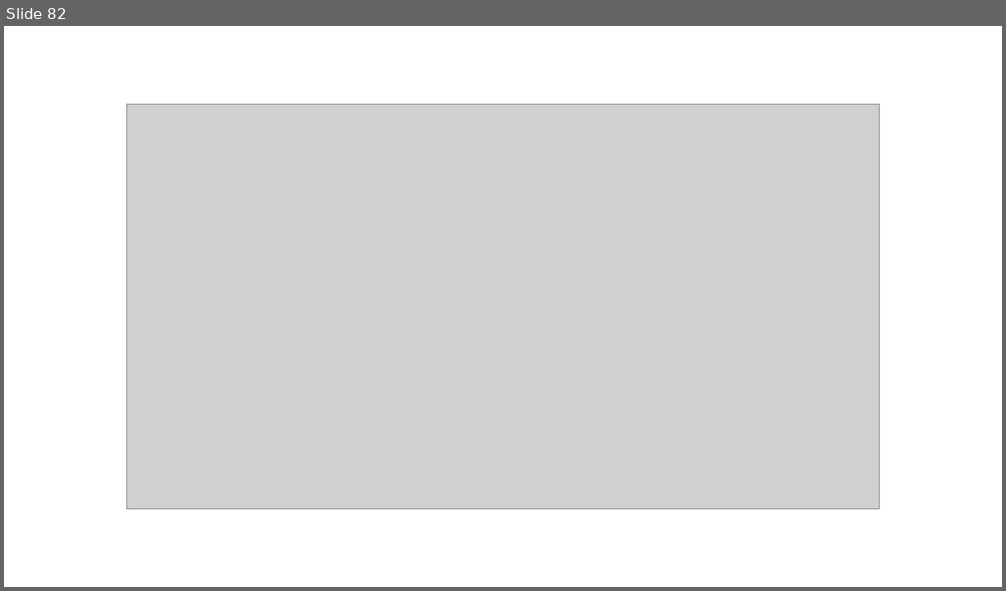
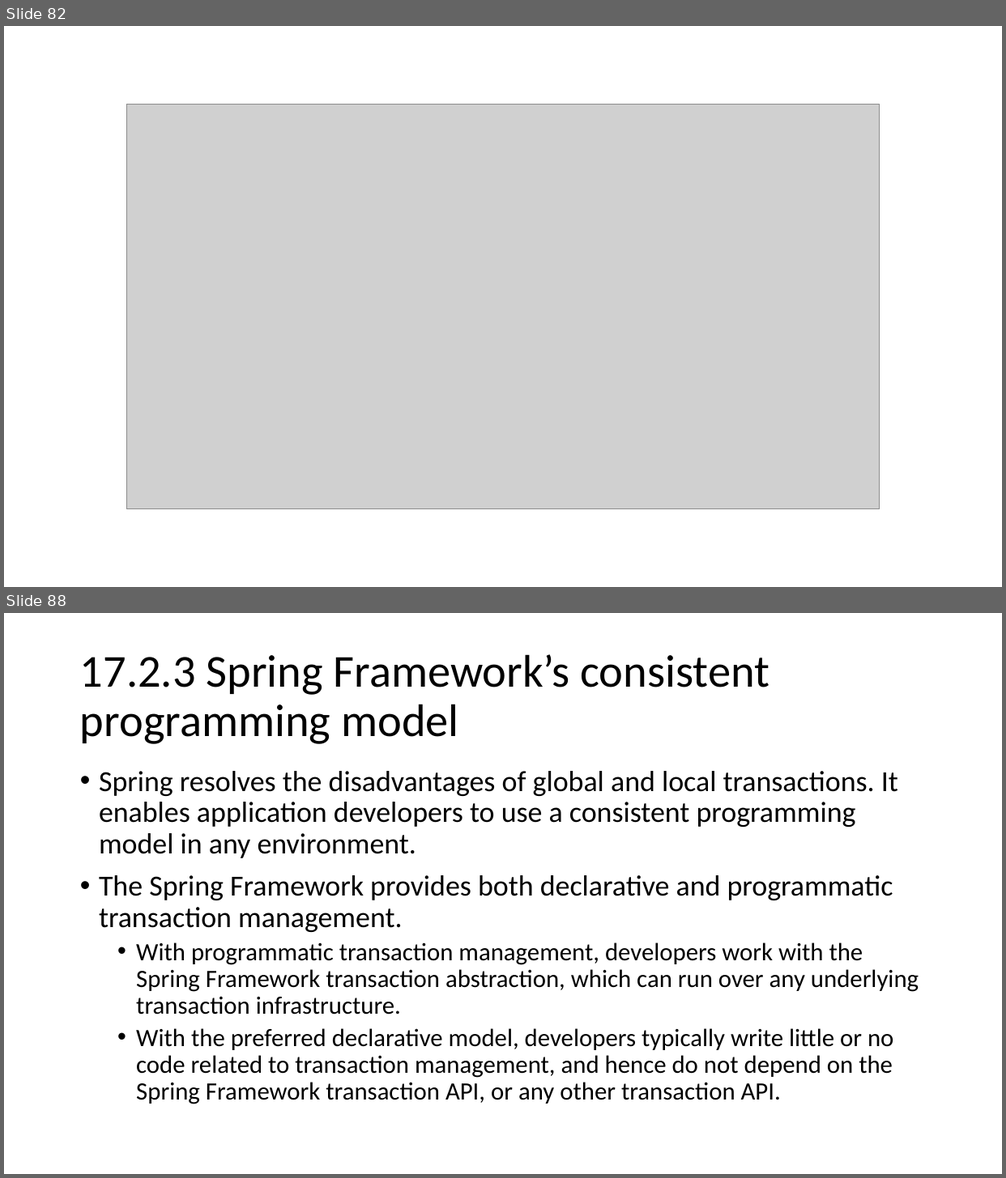
Before and after one commit to lawren43/mytest-repo, a slide deck: test-springmvc/doc/20181018-Spring JPA.pptx. Shown one above the other, each under a label of ours: slide 82 before the commit, slides 82 and 88 after it; the slides between them are not shown. The pictures are 1006x591 and 1006x1178 pixels, drawn with LibreOffice and Linux fonts; fonts in the diff are those of the drawing; grey boxes stand for pictures. Boxes give left, top, right and bottom in pixels: in the first picture for what was removed or moved away, otherwise in the second. Text is boxed around its words. In the diff, an @@ line names an element or a change of style, - is before the commit and + after.

```diff
--- a/test-springmvc/doc/20181018-Spring JPA.pptx
+++ b/test-springmvc/doc/20181018-Spring JPA.pptx
@@ slide 88 added at (x1=4, y1=613, x2=1002, y2=1174), background #FFFFFF @@
@@ title added at (x1=80, y1=654, x2=769, y2=744), 44 pt, text #000000 @@
+17.2.3 Spring Framework’s consistent programming model
@@ text added at (x1=99, y1=771, x2=918, y2=1105), 24 pt, text #000000 @@
+• Spring resolves the disadvantages of global and local transactions. It enables application developers to use a consistent programming model in any environment.
+• The Spring Framework provides both declarative and programmatic transaction management.
+  • With programmatic transaction management, developers work with the Spring Framework transaction abstraction, which can run over any underlying transaction infrastructure.
+  • With the preferred declarative model, developers typically write little or no code related to transaction management, and hence do not depend on the Spring Framework transaction API, or any other transaction API.
```
Also in this commit, not shown: 4 slides changed, 38 other slides added, 13 other files.
